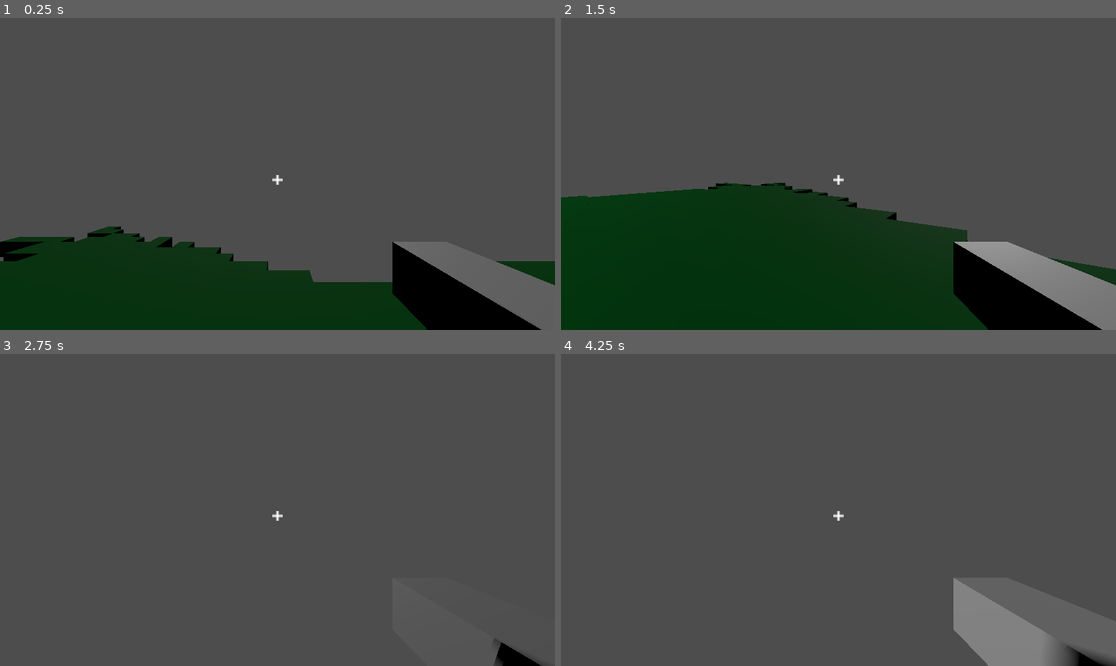
Above: before the commit, frames 1-4 (two rows, left to right).
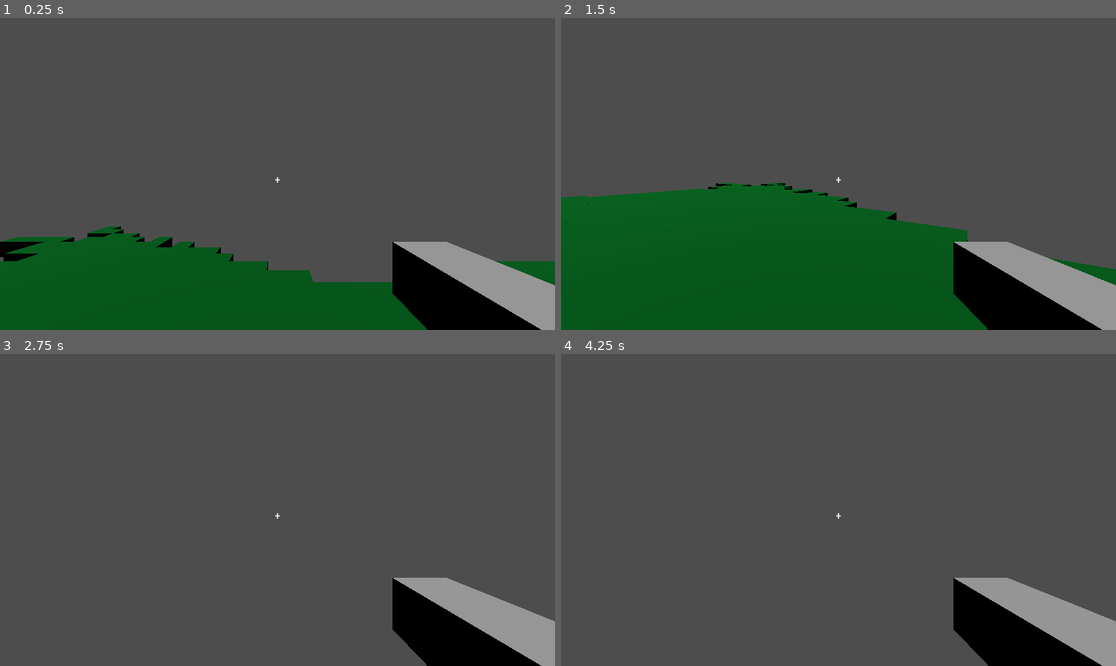
Above: after the commit, the same moments.

Repository: G4vp/BugCraft
Game: Godot game, scene res://Scenes/testEnv.tscn
Two runs of this game, one before a commit and one after it. Both use one fixed random seed, a clock stepped at 60 frames per second and the inputs below.
Inputs (mouse positions are in pixels of both pictures, inside the frame that each line leads up to):
- Up to frame 1 (0.25 s): no input
- Up to frame 2 (1.5 s): move the mouse to (866, 174) at 0.52 s; hold W (key_up) from 0.53 s (still down); tap Space (key_jump) at 0.77 s; move the mouse to (810, 174) at 1.27 s
- Up to frame 3 (2.75 s): keep holding W (key_up); tap Space (key_jump) at 1.52 s; move the mouse to (288, 503) at 2.02 s
- Up to frame 4 (4.25 s): keep holding W (key_up); move the mouse to (832, 516) at 2.77 s; tap Space (key_jump) at 3.02, 3.77 s; tap Enter at 3.5 s; move the mouse to (877, 513) at 3.52 s

The runs differ from the first frame. In frame 1, 21% of the frame differs, in the area x 0-100%, y 50-100%; in frame 2, 32%; in frame 3, 6.3%; in frame 4, 6.5%.

Commit message:
Cube Texture

Diff:
--- a/Scenes/cube.tscn
+++ b/Scenes/cube.tscn
@@ -1,10 +1,17 @@
-[gd_scene load_steps=4 format=3 uid="uid://du4v866un7q5a"]
+[gd_scene load_steps=6 format=3 uid="uid://du4v866un7q5a"]
 
 [ext_resource type="Script" path="res://Scenes/cube.gd" id="1_uc7qp"]
+[ext_resource type="Texture2D" uid="uid://dagb4o15wfsbh" path="res://Assets/RockTexture.png" id="2_ql6br"]
 
 [sub_resource type="BoxShape3D" id="BoxShape3D_ioofa"]
 
+[sub_resource type="StandardMaterial3D" id="StandardMaterial3D_3eram"]
+albedo_texture = ExtResource("2_ql6br")
+uv1_scale = Vector3(3, 2, 1)
+texture_filter = 0
+
 [sub_resource type="BoxMesh" id="BoxMesh_btd7m"]
+material = SubResource("StandardMaterial3D_3eram")
 
 [node name="cube" type="StaticBody3D"]
 script = ExtResource("1_uc7qp")
--- a/Scenes/player.tscn
+++ b/Scenes/player.tscn
@@ -21,11 +21,11 @@
 [node name="Camera3D" type="Camera3D" parent="."]
 transform = Transform3D(1, 0, 0, 0, 1, 0, 0, 0, 1, 0, 0.569085, 0)
 
-[node name="Marker3D" type="Marker3D" parent="."]
-transform = Transform3D(1, 0, 0, 0, 1, 0, 0, 0, 1, 0, 0.540522, -2.77)
+[node name="Marker3D" type="Marker3D" parent="Camera3D"]
+transform = Transform3D(1, 0, 0, 0, 1, 0, 0, 0, 1, 0, -0.0285631, -2.77)
 
-[node name="Sprite3D" type="Sprite3D" parent="Marker3D"]
-transform = Transform3D(1, 0, 0, 0, 1, 0, 0, 0, 1, 0, 0, 1.78469)
+[node name="Sprite3D" type="Sprite3D" parent="Camera3D"]
+transform = Transform3D(0.5, 0, 0, 0, 0.5, 0, 0, 0, 0.5, 0, -0.0285631, -0.985309)
 texture = ExtResource("2_3jdjn")
 
 [node name="Body" type="Node3D" parent="."]
--- a/Scenes/testEnv.tscn
+++ b/Scenes/testEnv.tscn
@@ -1,6 +1,7 @@
-[gd_scene load_steps=8 format=3 uid="uid://bx6pjf1rqcyhm"]
+[gd_scene load_steps=9 format=3 uid="uid://bx6pjf1rqcyhm"]
 
 [ext_resource type="PackedScene" uid="uid://dwee1cjuko7cc" path="res://Scenes/player.tscn" id="1_xv4kn"]
+[ext_resource type="PackedScene" uid="uid://du4v866un7q5a" path="res://Scenes/cube.tscn" id="2_i30r3"]
 
 [sub_resource type="StandardMaterial3D" id="StandardMaterial3D_vr2l8"]
 albedo_color = Color(0.027451, 0.32549, 0.105882, 1)
@@ -35,10 +36,6 @@
 
 [node name="Node3D" type="Node3D"]
 
-[node name="DirectionalLight3D" type="DirectionalLight3D" parent="."]
-transform = Transform3D(1, 0, 0, 0, -0.939364, 0.342922, 0, -0.342922, -0.939364, 0.0629091, 28.8728, -42.6237)
-shadow_enabled = true
-
 [node name="GridMap" type="GridMap" parent="."]
 mesh_library = SubResource("MeshLibrary_ig5tp")
 cell_size = Vector3(1, 1, 1)
@@ -53,3 +50,9 @@
 
 [node name="Player" parent="." instance=ExtResource("1_xv4kn")]
 transform = Transform3D(1, 0, 0, 0, 1, 0, 0, 0, 1, 0, 4.76674, 0)
+
+[node name="DirectionalLight3D" type="DirectionalLight3D" parent="."]
+transform = Transform3D(1, 0, 0, 0, -4.37114e-08, 1, 0, -1, -4.37114e-08, 0, 18, 0)
+
+[node name="cube" parent="." instance=ExtResource("2_i30r3")]
+transform = Transform3D(1, 0, 0, 0, 1, 0, 0, 0, 1, 2, 1, 3)
--- a/Scripts/player.gd
+++ b/Scripts/player.gd
@@ -14,7 +14,7 @@
 var marker
 
 func _ready():
-	marker = get_node("Marker3D")
+	marker = get_node("Camera3D/Marker3D")
 	Input.mouse_mode = Input.MOUSE_MODE_CAPTURED
 
 func _physics_process(delta):
Binary file added: Assets/RockTexture.png
Not shown, added: Assets/RockTexture.png.import
Not shown: 2 places in Scenes/testEnv.tscn that only renumber resources
